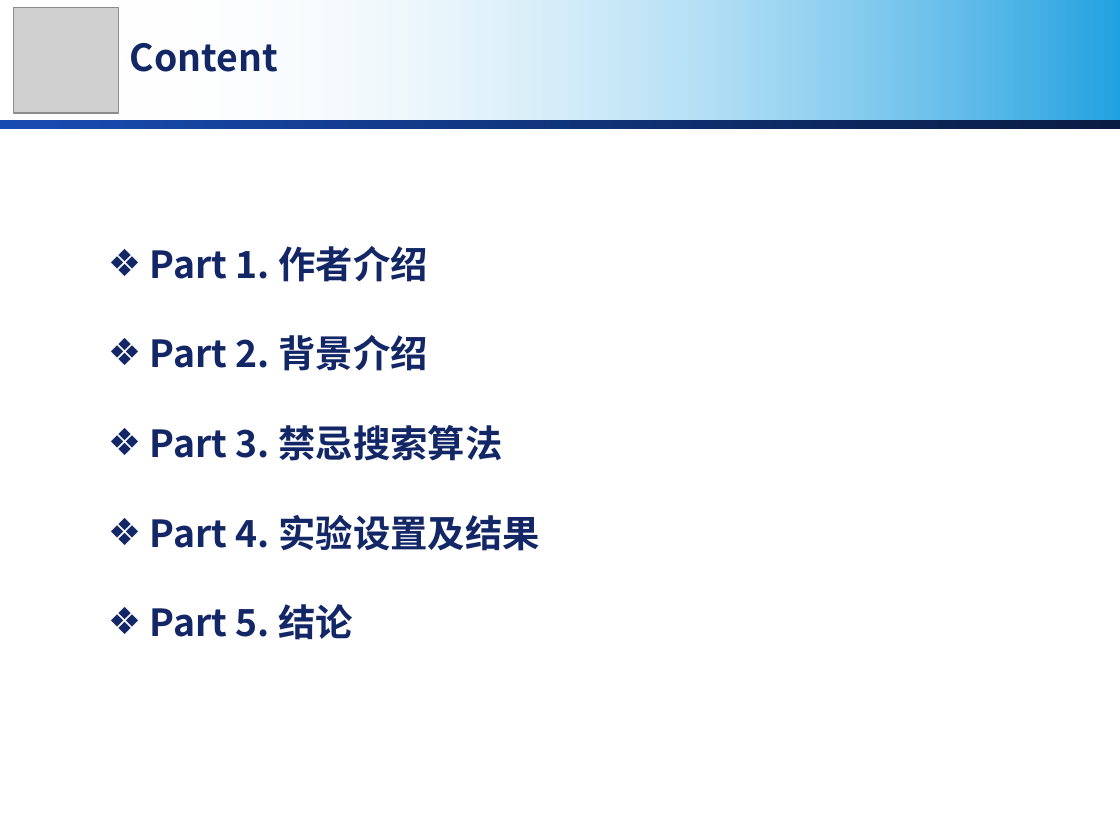
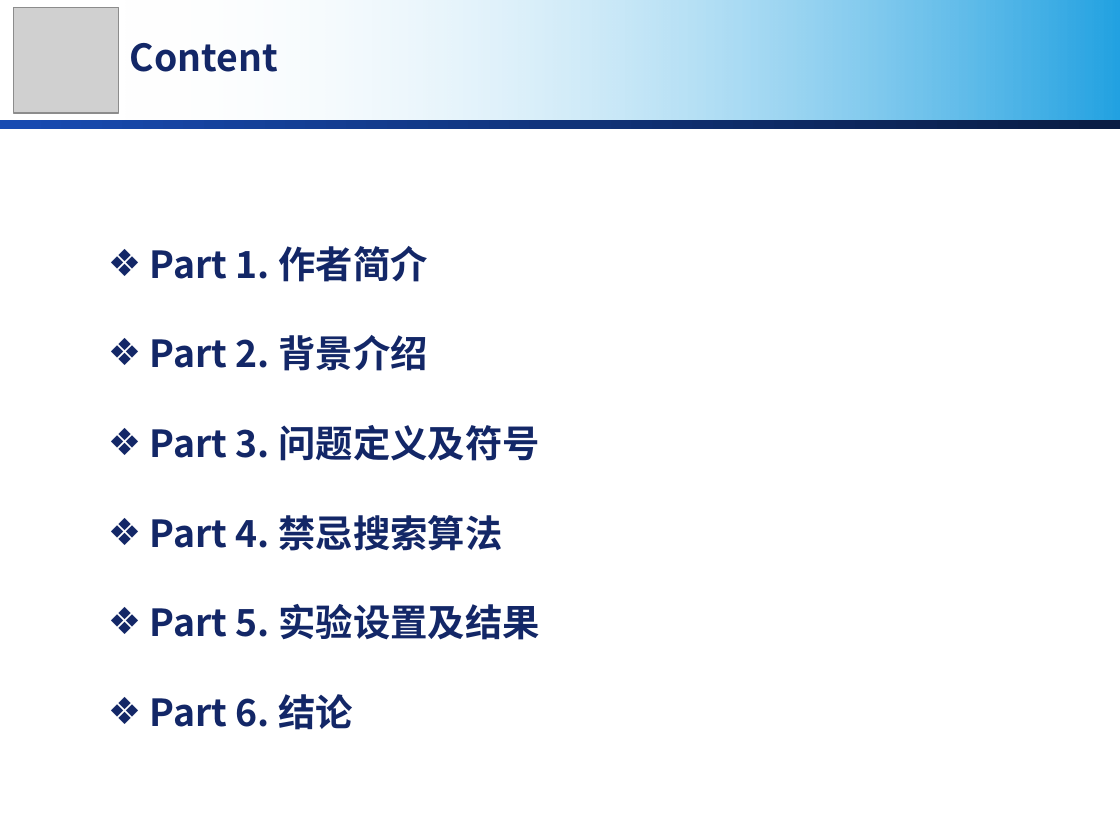
Before and after one commit to MirrichWangD/MUST, a slide deck: slide 2 of 管理學導論/presentation.pptx. Drawn at 1120x840 pixels with LibreOffice and Linux fonts; fonts in the diff are those of the drawing; grey boxes stand for pictures; background and template pictures are left out. Boxes give left, top, right and bottom in pixels: in the first picture for what was removed or moved away, otherwise in the second. Text is boxed around its words. In the diff, an @@ line names an element or a change of style, - is before the commit and + after.

Commit message:
modified:   "\347\256\241\347\220\206\345\255\270\345\260\216\350\253\226/presentation.pptx"

```diff
--- a/管理學導論/presentation.pptx
+++ b/管理學導論/presentation.pptx
@@ text at [150,246,428,282]: text changed @@
-❖ Part 1. 作者介绍
+❖ Part 1. 作者简介
@@ text at [150,425,540,730]: text changed @@
-❖ Part 3. 禁忌搜索算法
-❖ Part 4. 实验设置及结果
-❖ Part 5. 结论
+❖ Part 3. 问题定义及符号
+❖ Part 4. 禁忌搜索算法
+❖ Part 5. 实验设置及结果
+❖ Part 6. 结论
```
Also in this commit, not shown: 5 other slides changed, 6 slides added.
